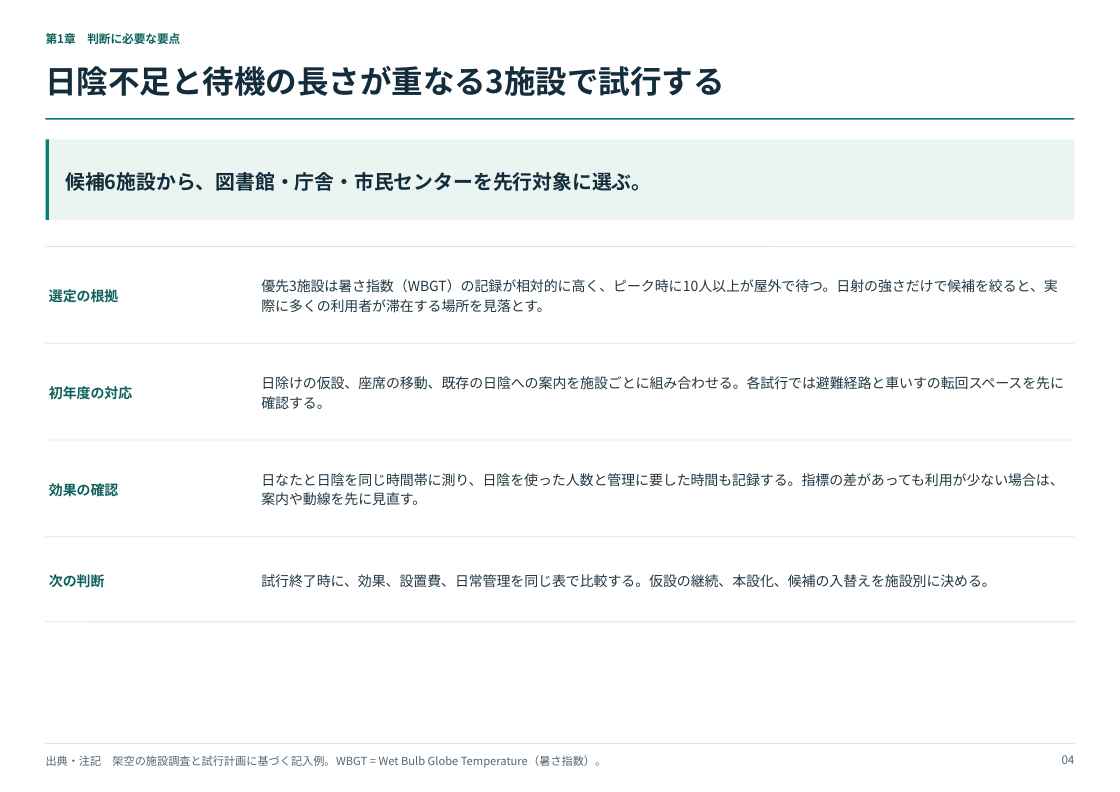
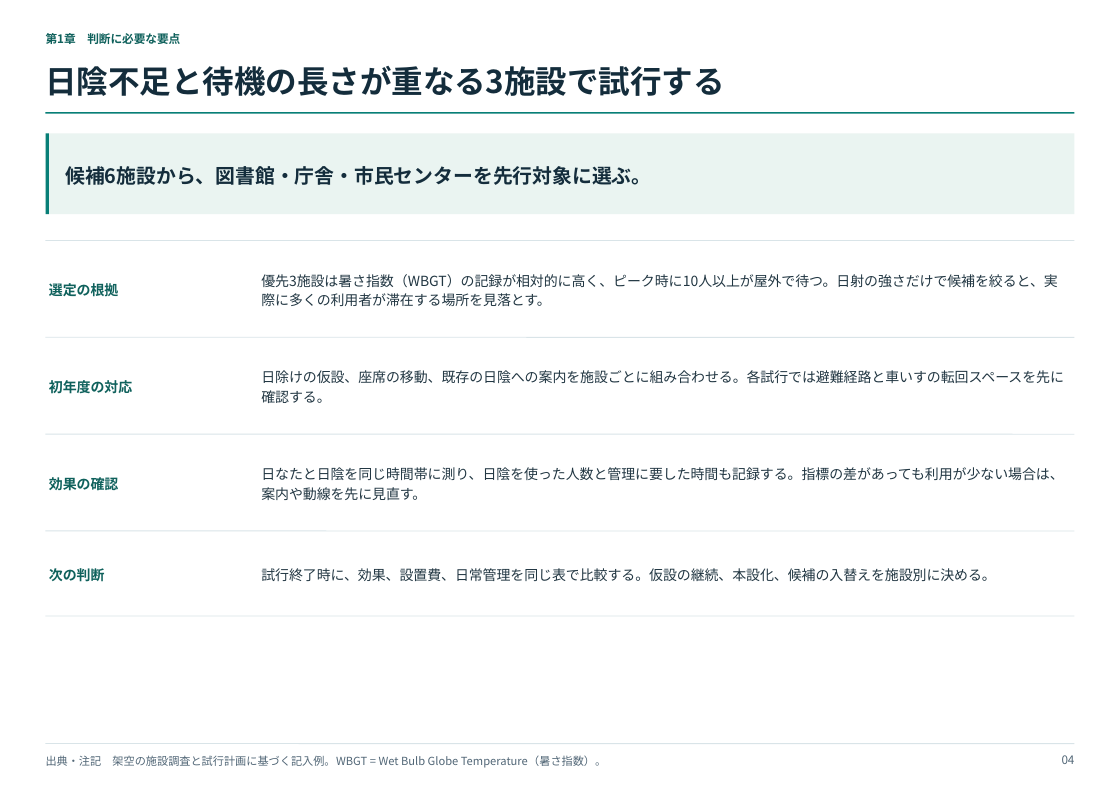
Before and after one commit to sibyl2501/consulting-pptx-templates, a slide deck: slide 4 of consulting_layout_examples.pptx. Drawn at 1120x792 pixels with LibreOffice and Linux fonts; fonts in the diff are those of the drawing. Boxes give left, top, right and bottom in pixels: in the first picture for what was removed or moved away, otherwise in the second. Text is boxed around its words. In the diff, an @@ line names an element or a change of style, - is before the commit and + after.

Commit message:
Add composable slide layouts and editable equations
Support full-width and two-column blocks for text, equations, charts, images and tables. Add layout diagnostics and route branching diagrams across the grid. Tighten title spacing and regenerate the 15-slide catalog.

```diff
--- a/consulting_layout_examples.pptx
+++ b/consulting_layout_examples.pptx
@@ 9 texts, 6 lines, 2 rectangles: place and size @@
-9 texts, 6 lines, 2 rectangles at (46,119,1075,622)
+9 texts, 6 lines, 2 rectangles at (46,113,1075,616)
```
Also in this commit, not shown: 11 other slides changed, 1 slide added, 7 other files.
